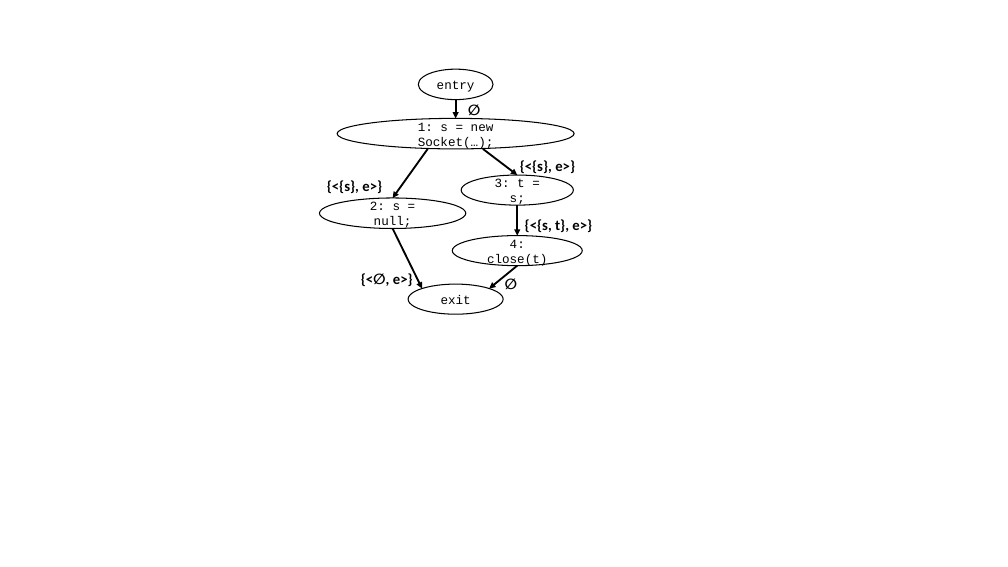
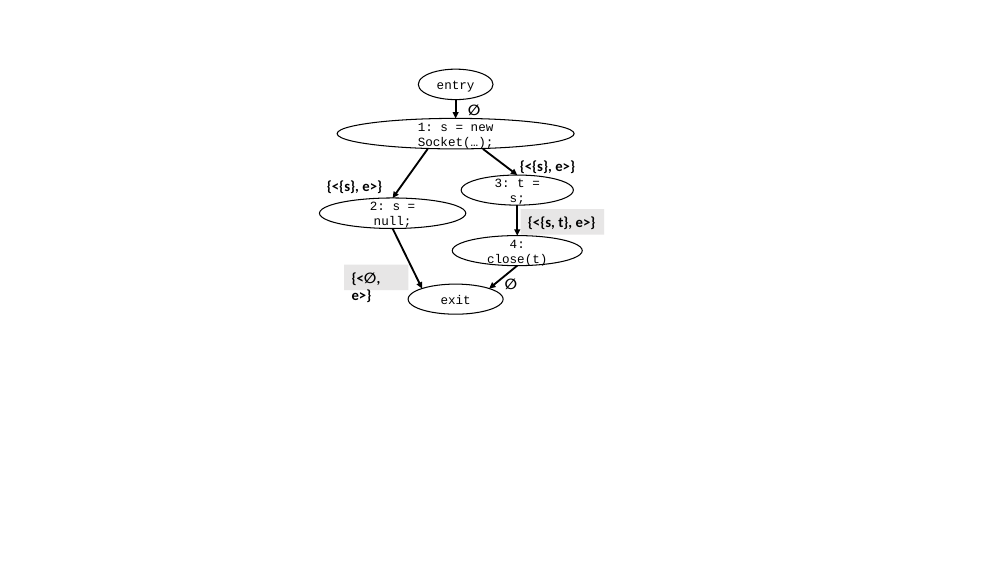
Before and after one commit to skehrli/rlc-for-collections-paper, a slide deck: slide 1 of figs.pptx. Drawn at 1008x567 pixels with LibreOffice and Linux fonts; fonts in the diff are those of the drawing. Boxes give left, top, right and bottom in pixels: in the first picture for what was removed or moved away, otherwise in the second. Text is boxed around its words. In the diff, an @@ line names an element or a change of style, - is before the commit and + after.

```diff
--- a/figs.pptx
+++ b/figs.pptx
@@ rectangle "{<{s, t}, e>}": place and size @@
-rectangle "{<{s, t}, e>}" at bbox=[525, 219, 592, 232]
+rectangle "{<{s, t}, e>}" at bbox=[521, 209, 605, 235]
@@ rectangle "{<{s, t}, e>}" at bbox=[521, 209, 605, 235]: fill none to #E7E6E6 @@
@@ rectangle "{<∅, e>}" at bbox=[344, 265, 408, 290]: fill none to #E7E6E6 @@
@@ rectangle "{<∅, e>}": place and size @@
-rectangle "{<∅, e>}" at bbox=[393, 271, 413, 286]
+rectangle "{<∅, e>}" at bbox=[344, 265, 408, 290]
```
Also in this commit, not shown: 4 other files.
